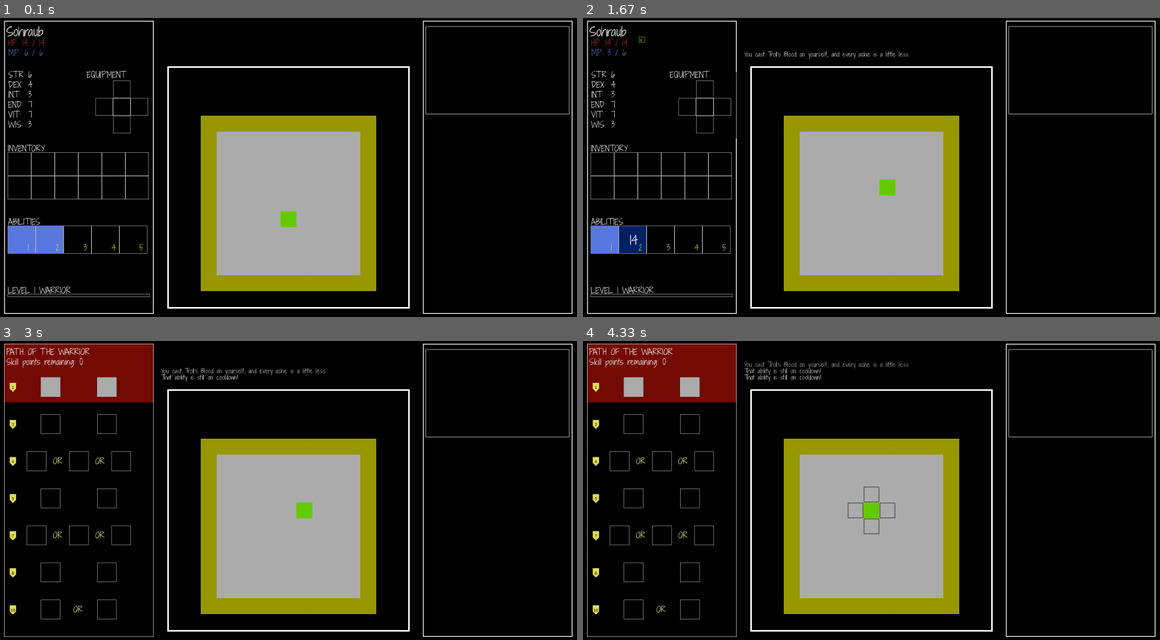
Above: before the commit, frames 1-4 (two rows, left to right).
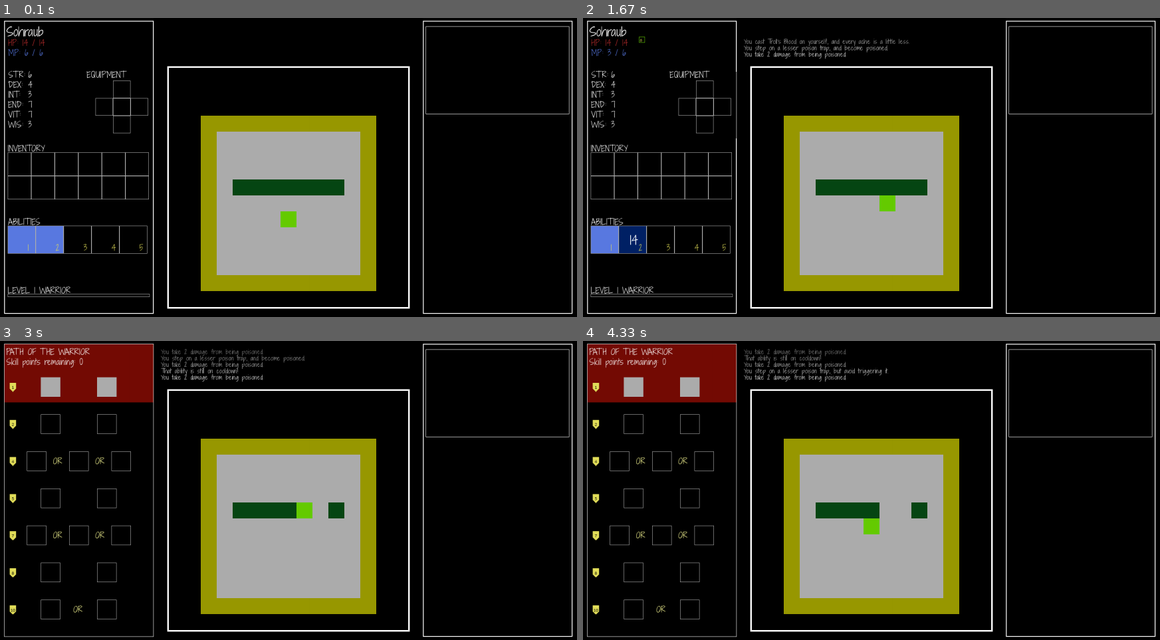
Above: after the commit, the same moments.

Repository: sohraub/untitled_pygame
Game: pygame game, started from main.py
Same seed, same stepped clock (60 frames per second), same inputs: the game is played once before the commit and once after it.
Inputs (mouse positions are in pixels of both pictures, inside the frame that each line leads up to):
- Up to frame 1 (0.1 s): no input
- Up to frame 2 (1.67 s): hold Right 0.33-0.8 s; hold Up 0.83-1.13 s; tap 2 at 0.98 s; click (888, 203) at 1.27 s; tap W at 1.5 s
- Up to frame 3 (3 s): hold Right 1.93-2.4 s; tap 2 at 2.08 s; hold Left 2.43-2.97 s; tap T at 2.58 s
- Up to frame 4 (4.33 s): click (686, 445) at 3.07 s; hold Down 3.33-3.63 s; tap 2 at 3.48 s; hold Left 3.67-4.07 s; move the mouse to (958, 385) at 3.7 s; tap T at 3.82 s; hold Up from 4.1 s (still down); tap 1 at 4.25 s

The runs differ from the first frame. In frame 1, 1.0% of the frame differs, in the area x 40-60%, y 54-60%; in frame 2, 1.8%, in the area x 27-60%, y 6-65%; in frame 3, 1.6%; in frame 4, 1.8%.

Commit message:
added cleansing herb consumable

Diff:
--- a/element_lists/board_templates.py
+++ b/element_lists/board_templates.py
@@ -43,7 +43,7 @@
            'XXTOOOOOOOOOTXX',
            'XXTOOOOOOOOOTXX',
            'XXTOOOOOOOOOTXX',
-           'XXTOOOOOOOOOTXX',
+           'XXTORRRRRRROTXX',
            'XXTOOOOOOOOOTXX',
            'XXTOOOOPOOOOTXX',
            'XXTOOOOOOOOOTXX',
--- a/element_lists/item_list.py
+++ b/element_lists/item_list.py
@@ -49,9 +49,14 @@
                               "Unusable if enemies are around"],
                      prereqs=['no_enemies_on_board'], console_text='You have a much-needed rest on the bedroll.')
 
+cleansing_herb = Consumable(name='Cleansing Herb', effects=[remove_poison],
+                            description="Has the freshest smell you've encountered in a long while.",
+                            details=['Removes any poison status'],
+                            console_text='You ingest the herb, and can feel your body cleanse.')
+
 #### LISTS OF CONSUMABLES ####
-tier_1_c = [small_hp_potion, small_mp_potion, apple, strange_liquid, bedroll]
-
+# tier_1_c = [small_hp_potion, small_mp_potion, apple, strange_liquid, bedroll]
+tier_1_c = [cleansing_herb]
 
 #### EQUIPPABLES ####
 rusty_sword = Equipment(name='Rusty Sword',
@@ -91,7 +96,8 @@
     tier_mapping = {
         '1_consumable': tier_1_c,
         '1_equipment': tier_1_e,
-        '1_both': tier_1_c + tier_1_e
+        '1_both': tier_1_c
+        # '1_both': tier_1_c + tier_1_e
     }
     new_item = copy.deepcopy(random.choice(tier_mapping[f'{tier}_{type}']))
     return new_item
--- a/game_elements/item.py
+++ b/game_elements/item.py
@@ -18,7 +18,7 @@
 
 
 class Consumable(Item):
-    def __init__(self, name, description, effects, parameters, details=None, console_text='', prereqs=None):
+    def __init__(self, name, description, effects, parameters=None, details=None, console_text='', prereqs=None):
         """
         Specific extended class of items that can be consumed. For info on parameters used in super(), refer to the
         Item docstring.
@@ -31,7 +31,7 @@
         """
         super().__init__(name, description)
         self.effects = effects
-        self.parameters = parameters
+        self.parameters = parameters if parameters is not None else [dict()]
         self.details = details if details is not None else list()
         self.console_text = console_text
         self.prerequisites_for_use = prereqs
--- a/item_effects.py
+++ b/item_effects.py
@@ -15,12 +15,14 @@
     else:
         target.hp[0] = max(target.hp[0] - value, 0)
 
+
 def increase_mp(target, value):
     """Increase the mp of 'target' by 'value'"""
     if value >= 0:
         target.mp[0] = min(target.mp[0] + value, target.mp[1])
     else:
         target.mp[0] = max(target.mp[0] - value, 0)
+
 
 def improve_conditions(target, conditions, values):
     """Improves conditions by the associated value. Can effect multiple conditions at once."""
@@ -31,9 +33,17 @@
         else:
             target.conditions[condition][0] = max(target.conditions[condition][0] - value, 0)
 
+
 def chance_to_poison(target, probability, status_duration=5):
     """Item effect for items which have a chance to inflict poison on consumption."""
     if random.randint(0, 100) < probability:
         poison_status = copy.copy(status_list.lesser_poison)
         poison_status.duration = status_duration
         target.apply_status(poison_status)
+
+
+def remove_poison(target):
+    """If the character has the poison debuff, remove it."""
+    for debuff in target.status['debuffs']:
+        if debuff.name == 'Lesser Poison':
+            target.remove_status(debuff)
